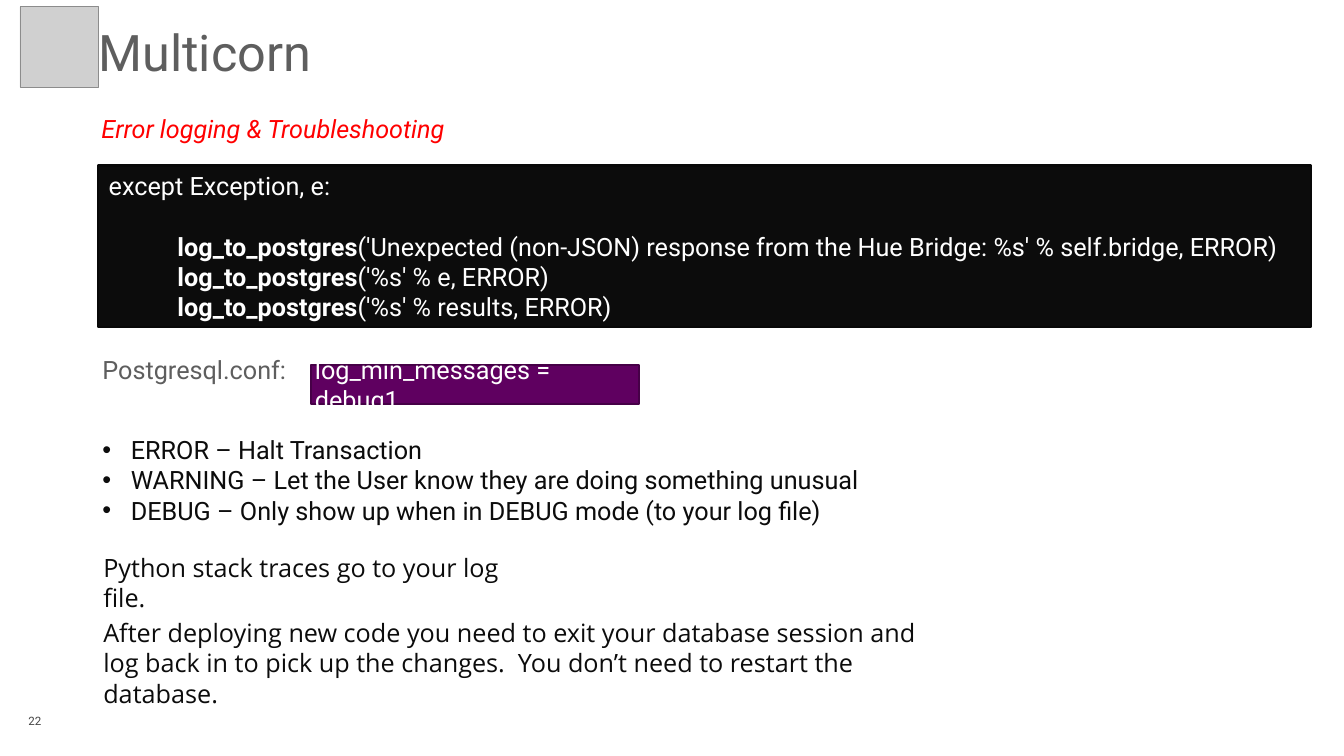
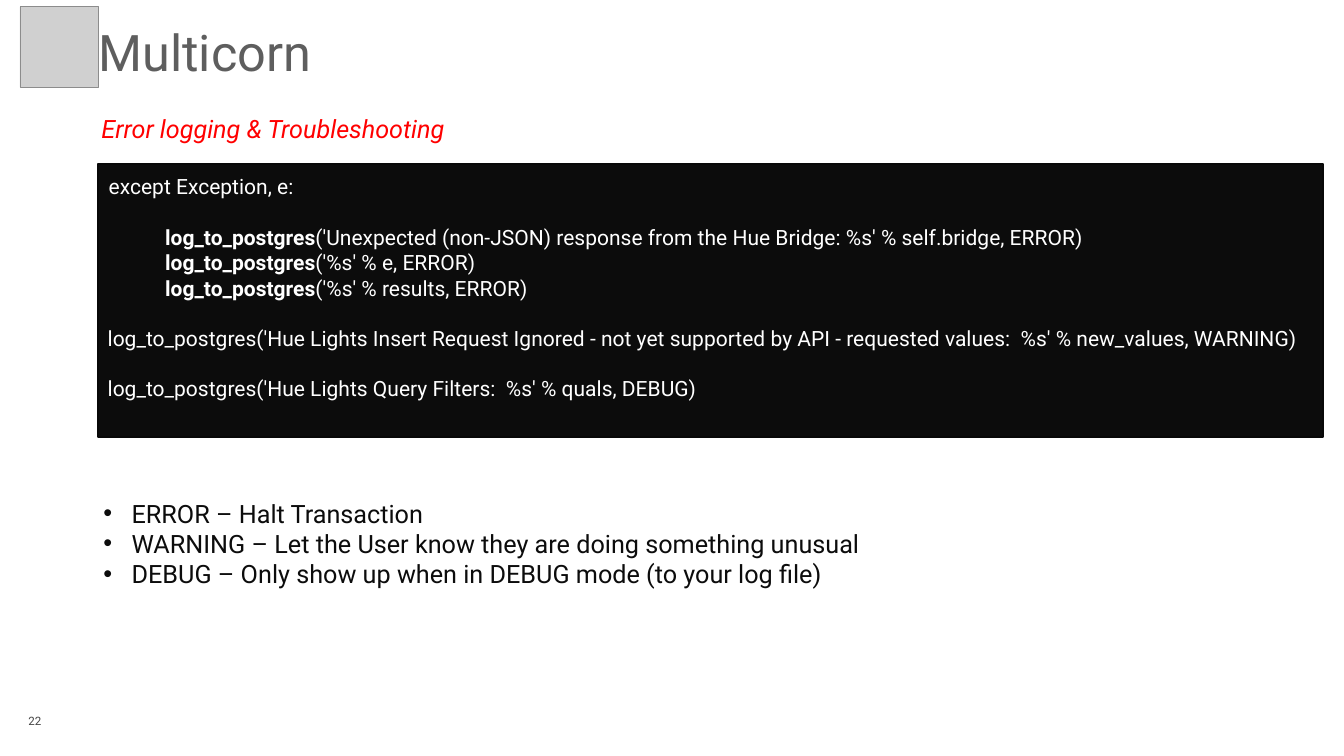
Before and after one commit to rotten/hue-multicorn-postgresql-fdw, a slide deck: slide 22 of extra/Database_Of_Things_PGConf_US_2015.pptx. Drawn at 1344x756 pixels with LibreOffice and Linux fonts; fonts in the diff are those of the drawing; grey boxes stand for pictures; background and template pictures are left out. Boxes give left, top, right and bottom in pixels: in the first picture for what was removed or moved away, otherwise in the second. Text is boxed around its words. In the diff, an @@ line names an element or a change of style, - is before the commit and + after.

```diff
--- a/extra/Database_Of_Things_PGConf_US_2015.pptx
+++ b/extra/Database_Of_Things_PGConf_US_2015.pptx
@@ rectangle "except Exception, e:": place and size @@
-rectangle "except Exception, e:" at <box>98,166,1311,327</box>
+rectangle "except Exception, e:" at <box>98,164,1324,437</box>
@@ text in rectangle at <box>109,179,1083,301</box>: size 24 to 20 pt in "except Exception, e:", "log_to_postgres('Unexpected (non-JSON) response from the Hue ...", "log_to_postgres('%s' % e, ERROR)", "log_to_postgres('%s' % results, ERROR)" @@
@@ text in rectangle at <box>108,329,1296,401</box>: paragraphs added @@
+log_to_postgres('Hue Lights Insert Request Ignored - not yet supported by API - requested values: %s' % new_values, WARNING)
+log_to_postgres('Hue Lights Query Filters: %s' % quals, DEBUG)
@@ text removed at <box>102,360,286,384</box> @@
-Postgresql.conf:
@@ rectangle removed at <box>311,364,639,404</box> @@
-log_min_messages = debug1
@@ text "ERROR – Halt Transaction": place and size @@
-text "ERROR – Halt Transaction" at <box>131,440,858,526</box>
+text "ERROR – Halt Transaction" at <box>132,504,859,589</box>
@@ text removed at <box>103,558,498,608</box> @@
-Python stack traces go to your log file.
@@ text removed at <box>103,622,915,704</box> @@
-After deploying new code you need to exit your database session and log back in to pick up the changes. You don’t need to restart the database.
```
Also in this commit, not shown: 14 other slides changed, 2 slides added, 2 other files.
